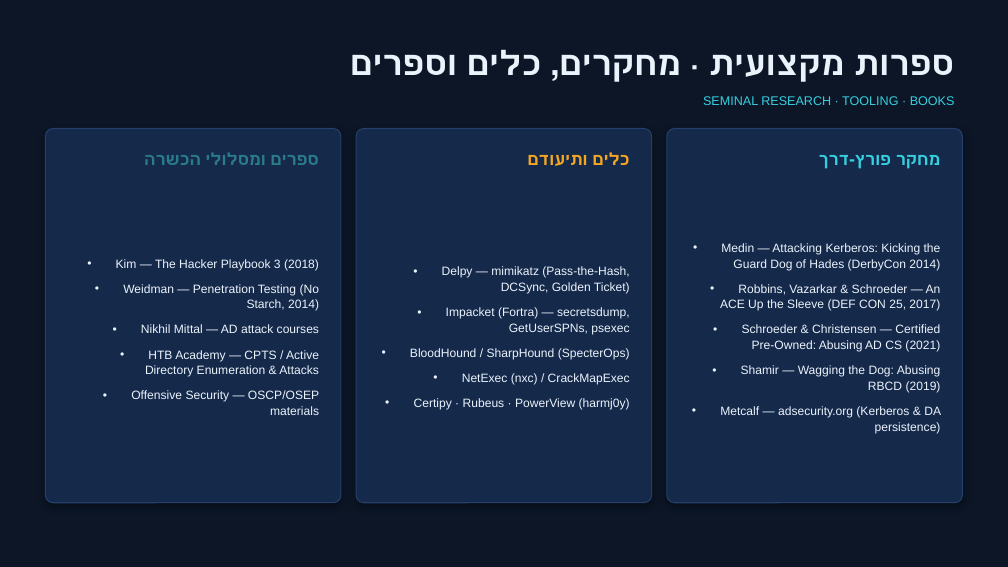
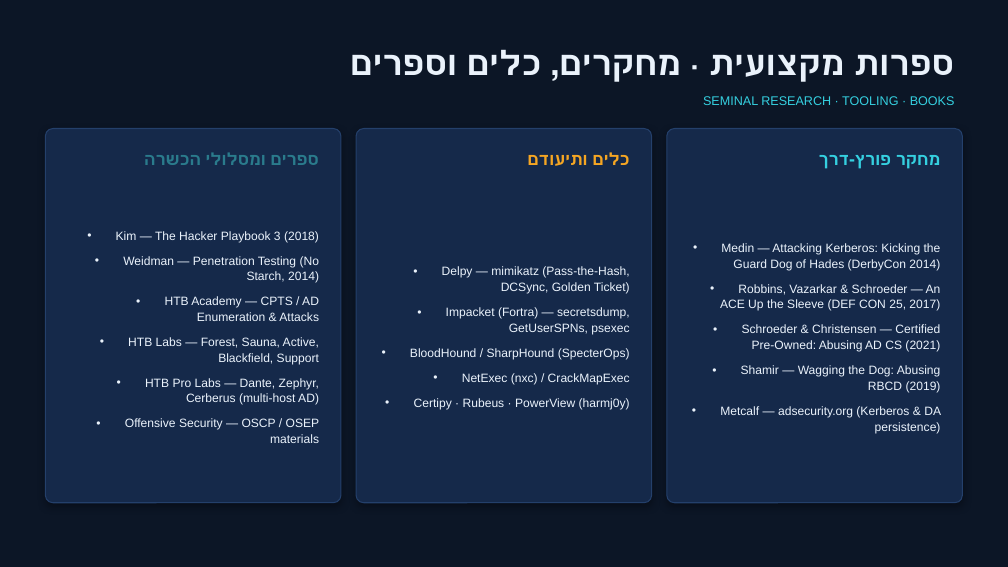
Before and after one commit to netanelcyber/HAMIVTZAR, a slide deck: slide 12 of pentest-htb-ad/docs/AD-attacks-presentation.pptx (slide 11 before the commit). Drawn at 1008x567 pixels with LibreOffice and Linux fonts; fonts in the diff are those of the drawing. Boxes give left, top, right and bottom in pixels: in the first picture for what was removed or moved away, otherwise in the second. Text is boxed around its words. In the diff, an @@ line names an element or a change of style, - is before the commit and + after.

```diff
--- a/pentest-htb-ad/docs/AD-attacks-presentation.pptx
+++ b/pentest-htb-ad/docs/AD-attacks-presentation.pptx
@@ text at [125,296,320,443]: text changed @@
-• Nikhil Mittal — AD attack courses
-• HTB Academy — CPTS / Active Directory Enumeration & Attacks
-• Offensive Security — OSCP/OSEP materials
+• HTB Academy — CPTS / AD Enumeration & Attacks
+• HTB Labs — Forest, Sauna, Active, Blackfield, Support
+• HTB Pro Labs — Dante, Zephyr, Cerberus (multi-host AD)
+• Offensive Security — OSCP / OSEP materials
```
Also in this commit, not shown: 1 slide added, 1 other file.
